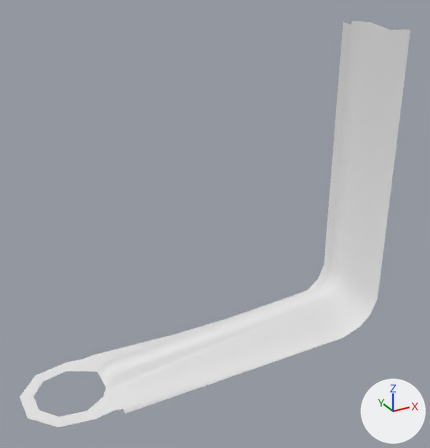
Before and after pictures for a commit that changed the Blender file vl.vlabs.com.ua/models/hvac/carrierAirHandlerMountingBracket/carrierAirHandlerMountingBracket.blend.
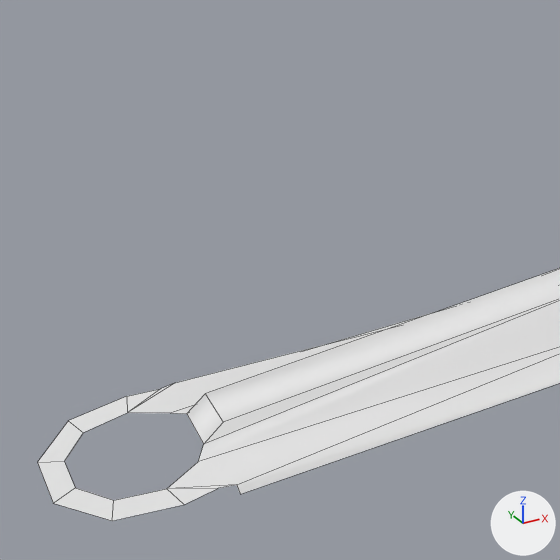
Each version is shown whole from a camera (50 mm lens) standing at (-0.0351, -0.1213, 0.0974) and looking at (0.0307, -0.0016, 0.0376), then close up on the part from 0% to 68% of the width and 35% to 100% of the height. Arrows for +X, +Y and +Z are at lower right; the lights stay in place. The close-ups show mesh edges as thin lines.

In view in the first close-up: 'carrierAirHandlerMountingBracket'.
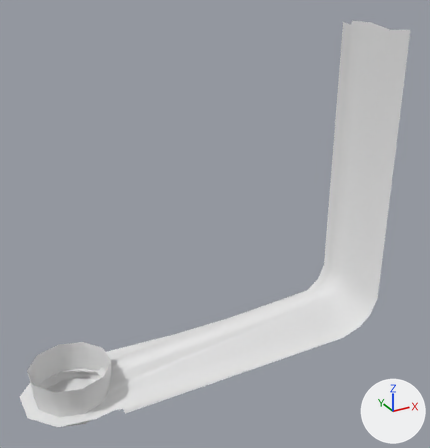
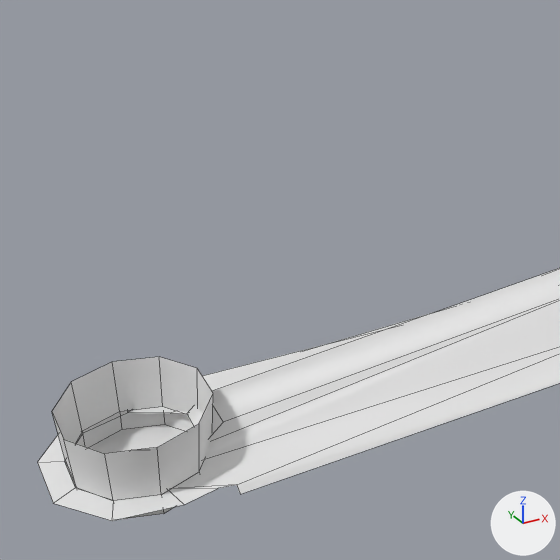
Scene script edits in JSON lines:
```json
{"block": "me_carrierairhandlermountingbracketgeometry", "where": "# used by ob_carrierairhandlermountingbracket; location = (0.0, 0.0, 0.0)"}
{"op": "remove", "block": "me_carrierairhandlermountingbracketgeometry", "code": "me_carrierairhandlermountingbracketgeometry.from_pydata(...)  # 54 vertices, 39 faces; spans x -0.0207..0.0787, y -0.0124..0.0124, z -0.0018..0.0837"}
{"op": "add", "block": "me_carrierairhandlermountingbracketgeometry", "code": "me_carrierairhandlermountingbracketgeometry.from_pydata(...)  # 96 vertices, 67 faces; spans x -0.0207..0.0787, y -0.0124..0.0124, z -0.006..0.0837"}
{"block": "me_carrierairhandlermountingbracketgeometry", "change": "me_carrierairhandlermountingbracketgeometry part 1: a new loose piece of 30 vertices spanning x -0.0182..0.0007, y -0.01..0.0099, z -0.0029..0.0078, in mat_carrierairhandlermountingbracketmaterial (its picture is missing)"}
```

What differs and where, as boxes (x1, y1, x2, y2) in the close-ups (560 x 560 px):
```json
{"part": 1, "of": "me_carrierairhandlermountingbracketgeometry", "change": "added", "after": [52, 357, 213, 519]}
```
